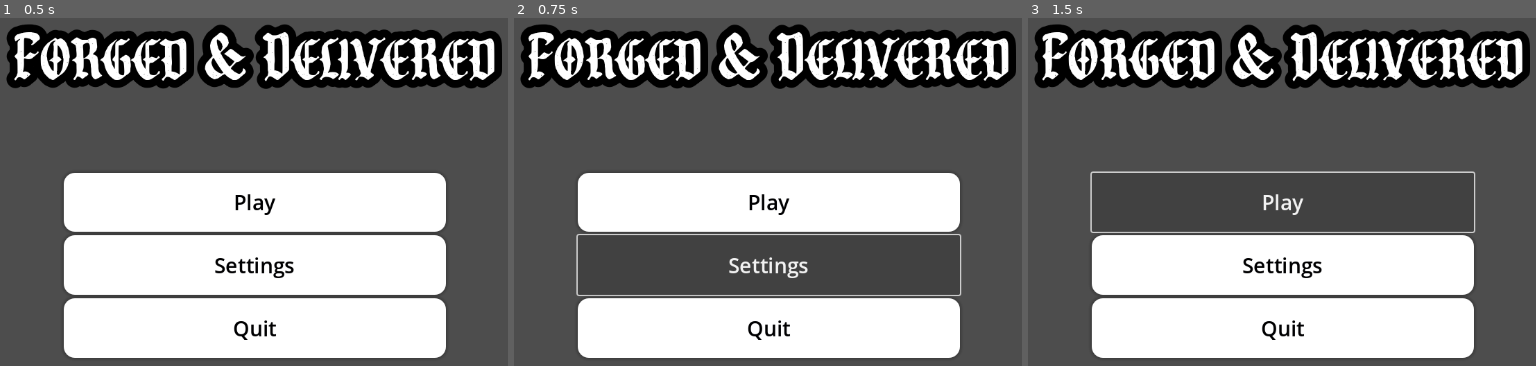
Above: before the commit, frames 1-3 (left to right).
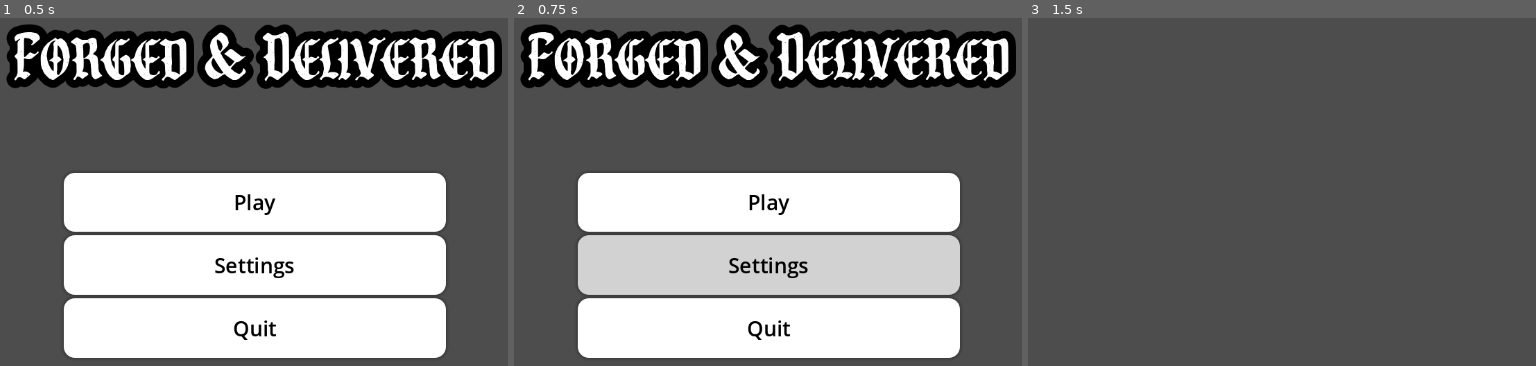
Above: after the commit, the same moments.

Repository: FishyMan1/ForgedAndDelivered
Game: Godot game, scene res://Title.tscn
The game is run twice, just before and just after one commit, with the same random seed, the same clock (stepped at 60 frames per second) and the same inputs.
Inputs:
- Up to frame 1 (0.5 s): no input
- Up to frame 2 (0.75 s): click "Settings" at 0.5 s
- Up to frame 3 (1.5 s): click "Play" at 1.25 s

Frame 1 is identical in both runs. In frame 2, 13% of the frame differs, in the area x 12-89%, y 62-80%; in frame 3, 41%, in the area x 1-99%, y 1-98%.

Commit message:
Finished the title screen

Diff:
--- a/Title.tscn
+++ b/Title.tscn
@@ -1,6 +1,27 @@
-[gd_scene load_steps=3 format=3 uid="uid://bcrsdrmuij62i"]
+[gd_scene load_steps=13 format=3 uid="uid://bcrsdrmuij62i"]
 
 [ext_resource type="FontFile" uid="uid://bv063gn6rc2jn" path="res://Cristone.ttf" id="1_c0dwi"]
+[ext_resource type="Script" uid="uid://c2ghkgd0m8owv" path="res://title.gd" id="1_quvj1"]
+
+[sub_resource type="StyleBoxEmpty" id="StyleBoxEmpty_c0dwi"]
+
+[sub_resource type="StyleBoxFlat" id="StyleBoxFlat_c0dwi"]
+bg_color = Color(0.823529, 0.823529, 0.823529, 1)
+corner_radius_top_left = 16
+corner_radius_top_right = 16
+corner_radius_bottom_right = 16
+corner_radius_bottom_left = 16
+shadow_color = Color(0, 0, 0, 0.203922)
+shadow_size = 5
+
+[sub_resource type="StyleBoxFlat" id="StyleBoxFlat_ax32a"]
+bg_color = Color(0.823529, 0.823529, 0.823529, 1)
+corner_radius_top_left = 16
+corner_radius_top_right = 16
+corner_radius_bottom_right = 16
+corner_radius_bottom_left = 16
+shadow_color = Color(0, 0, 0, 0.203922)
+shadow_size = 5
 
 [sub_resource type="StyleBoxFlat" id="StyleBoxFlat_e704d"]
 bg_color = Color(1, 1, 1, 1)
@@ -11,8 +32,49 @@
 shadow_color = Color(0, 0, 0, 0.203922)
 shadow_size = 5
 
+[sub_resource type="StyleBoxEmpty" id="StyleBoxEmpty_ax32a"]
+
+[sub_resource type="StyleBoxFlat" id="StyleBoxFlat_quvj1"]
+bg_color = Color(0.823529, 0.823529, 0.823529, 1)
+corner_radius_top_left = 16
+corner_radius_top_right = 16
+corner_radius_bottom_right = 16
+corner_radius_bottom_left = 16
+shadow_color = Color(0, 0, 0, 0.203922)
+shadow_size = 5
+
+[sub_resource type="StyleBoxFlat" id="StyleBoxFlat_e4n62"]
+bg_color = Color(0.823529, 0.823529, 0.823529, 1)
+corner_radius_top_left = 16
+corner_radius_top_right = 16
+corner_radius_bottom_right = 16
+corner_radius_bottom_left = 16
+shadow_color = Color(0, 0, 0, 0.203922)
+shadow_size = 5
+
+[sub_resource type="StyleBoxEmpty" id="StyleBoxEmpty_quvj1"]
+
+[sub_resource type="StyleBoxFlat" id="StyleBoxFlat_rg4ux"]
+bg_color = Color(0.823529, 0.823529, 0.823529, 1)
+corner_radius_top_left = 16
+corner_radius_top_right = 16
+corner_radius_bottom_right = 16
+corner_radius_bottom_left = 16
+shadow_color = Color(0, 0, 0, 0.203922)
+shadow_size = 5
+
+[sub_resource type="StyleBoxFlat" id="StyleBoxFlat_yytgh"]
+bg_color = Color(0.635294, 0.635294, 0.635294, 1)
+corner_radius_top_left = 16
+corner_radius_top_right = 16
+corner_radius_bottom_right = 16
+corner_radius_bottom_left = 16
+shadow_color = Color(0, 0, 0, 0.203922)
+shadow_size = 5
+
 [node name="Title" type="Control"]
 layout_mode = 3
+anchors_preset = 15
 anchor_right = 1.0
 anchor_bottom = 1.0
 offset_left = 576.0
@@ -21,6 +83,7 @@
 offset_bottom = -324.0
 grow_horizontal = 2
 grow_vertical = 2
+script = ExtResource("1_quvj1")
 
 [node name="Label" type="Label" parent="."]
 layout_mode = 1
@@ -55,23 +118,45 @@
 [node name="Button" type="Button" parent="VBoxContainer"]
 layout_mode = 2
 size_flags_vertical = 3
+theme_override_colors/font_hover_color = Color(0, 0, 0, 1)
 theme_override_colors/font_color = Color(0, 0, 0.00392157, 1)
+theme_override_colors/font_focus_color = Color(0, 0, 0, 1)
+theme_override_colors/font_pressed_color = Color(0, 0, 0, 1)
 theme_override_font_sizes/font_size = 30
+theme_override_styles/focus = SubResource("StyleBoxEmpty_c0dwi")
+theme_override_styles/hover = SubResource("StyleBoxFlat_c0dwi")
+theme_override_styles/pressed = SubResource("StyleBoxFlat_ax32a")
 theme_override_styles/normal = SubResource("StyleBoxFlat_e704d")
 text = "Play"
 
 [node name="Button2" type="Button" parent="VBoxContainer"]
 layout_mode = 2
 size_flags_vertical = 3
+theme_override_colors/font_hover_color = Color(0, 0, 0, 1)
 theme_override_colors/font_color = Color(0, 0, 0.00392157, 1)
+theme_override_colors/font_focus_color = Color(0, 0, 0, 1)
+theme_override_colors/font_pressed_color = Color(0, 0, 0, 1)
 theme_override_font_sizes/font_size = 30
+theme_override_styles/focus = SubResource("StyleBoxEmpty_ax32a")
+theme_override_styles/hover = SubResource("StyleBoxFlat_quvj1")
+theme_override_styles/pressed = SubResource("StyleBoxFlat_e4n62")
 theme_override_styles/normal = SubResource("StyleBoxFlat_e704d")
 text = "Settings"
 
 [node name="Button3" type="Button" parent="VBoxContainer"]
 layout_mode = 2
 size_flags_vertical = 3
+theme_override_colors/font_hover_color = Color(0, 0, 0, 1)
 theme_override_colors/font_color = Color(0, 0, 0.00392157, 1)
+theme_override_colors/font_focus_color = Color(0, 0, 0, 1)
+theme_override_colors/font_pressed_color = Color(0, 0, 0, 1)
 theme_override_font_sizes/font_size = 30
+theme_override_styles/focus = SubResource("StyleBoxEmpty_quvj1")
+theme_override_styles/hover = SubResource("StyleBoxFlat_rg4ux")
+theme_override_styles/pressed = SubResource("StyleBoxFlat_yytgh")
 theme_override_styles/normal = SubResource("StyleBoxFlat_e704d")
 text = "Quit"
+
+[connection signal="pressed" from="VBoxContainer/Button" to="." method="_on_start_pressed"]
+[connection signal="pressed" from="VBoxContainer/Button2" to="." method="_on_setting_pressed"]
+[connection signal="pressed" from="VBoxContainer/Button3" to="." method="_on_quit_pressed"]
--- /dev/null
+++ b/map.tscn
@@ -0,0 +1,3 @@
+[gd_scene format=3 uid="uid://bey6k2xs0u7fv"]
+
+[node name="map" type="Node2D"]
--- /dev/null
+++ b/quit.gd
@@ -0,0 +1,2 @@
+func _ready():
+	pass
--- /dev/null
+++ b/title.gd
@@ -0,0 +1,23 @@
+extends Control
+
+
+# Called when the node enters the scene tree for the first time.
+func _ready() -> void:
+	pass # Replace with function body.
+
+
+# Called every frame. 'delta' is the elapsed time since the previous frame.
+func _process(delta: float) -> void:
+	pass
+
+
+func _on_start_pressed() -> void:
+	get_tree().change_scene_to_file("res://map.tscn")
+
+
+
+func _on_setting_pressed() -> void:
+	print("Settings pressed")
+
+func _on_quit_pressed() -> void:
+	get_tree().quit()
Not shown, added: title.gd.uid
